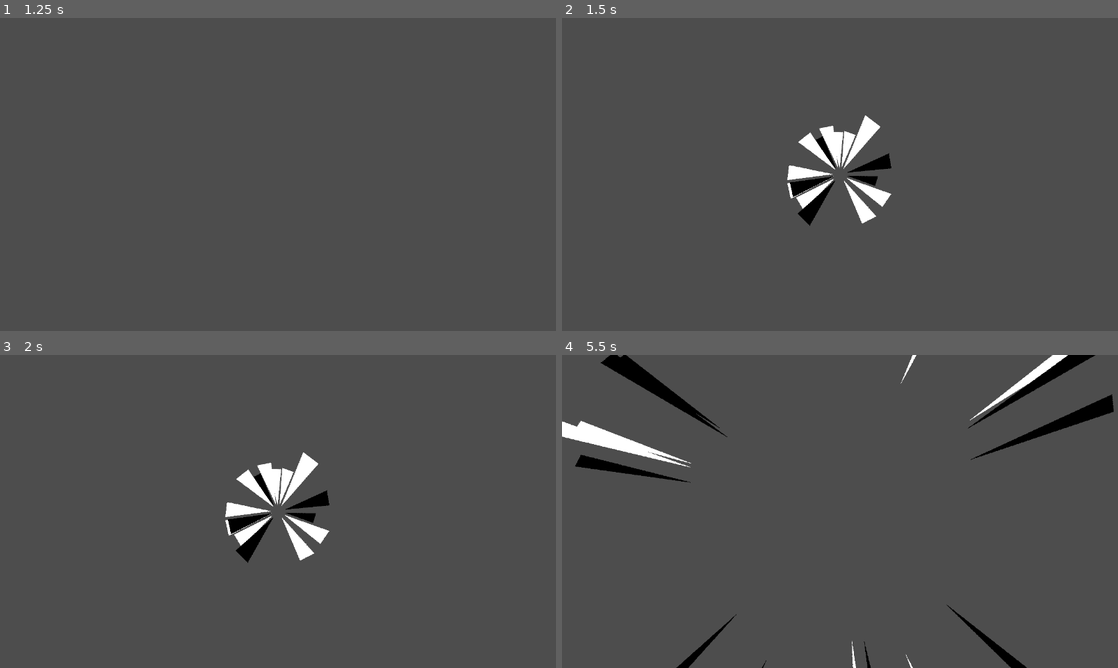
Above: before the commit, frames 1-4 (two rows, left to right).
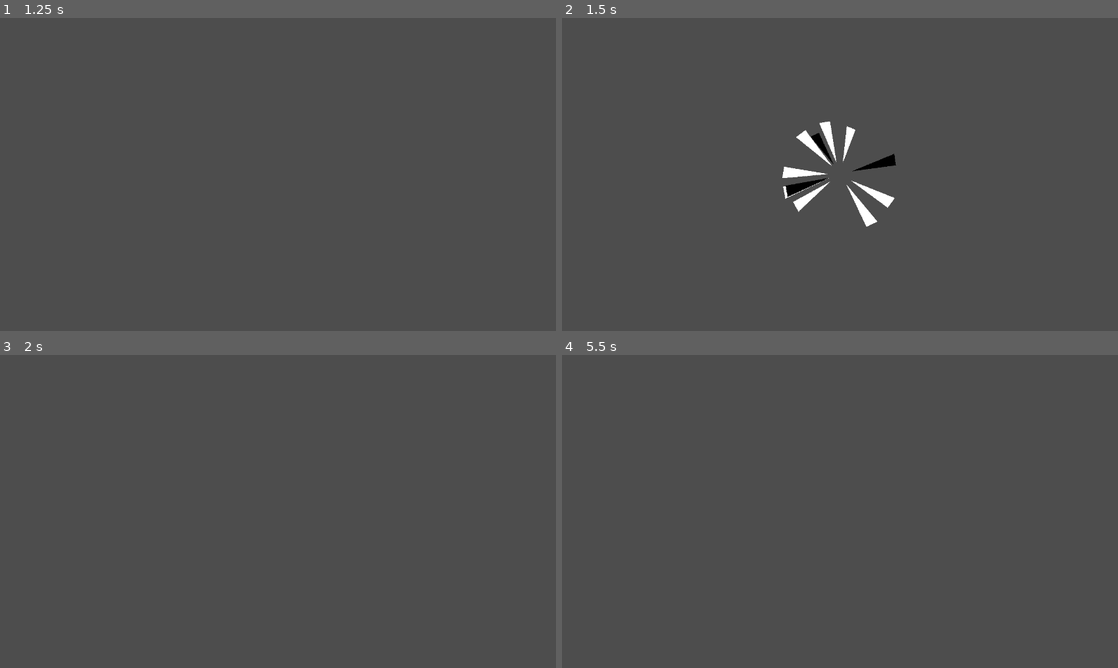
Above: after the commit, the same moments.

Repository: brenioks/Philosophers-Pit-Effects-Port
Game: Godot game, scene res://parry/scenes/main_parry.tscn
Two runs of this game, one before a commit and one after it. Both use one fixed random seed, a clock stepped at 60 frames per second and the inputs below.
Inputs (mouse positions are in pixels of both pictures, inside the frame that each line leads up to):
- Up to frame 1 (1.25 s): tap Enter at 0.5 s; move the mouse to (400, 158) at 0.52 s; hold Right mouse button (parry) from 0.53 s (still down)
- Up to frame 2 (1.5 s): tap Space at 1.25 s; move the mouse to (728, 190) at 1.27 s; release Right mouse button (parry) at 1.28 s; right-click (728, 190) at 1.35 s
- Up to frame 3 (2 s): no input
- Up to frame 4 (5.5 s): move the mouse to (895, 442) at 2.02 s; hold Right mouse button (parry) 2.03-2.78 s; move the mouse to (812, 574) at 2.77 s; right-click (812, 574) at 2.85 s; tap Enter at 3.5 s; move the mouse to (1006, 558) at 3.52 s; hold Right mouse button (parry) 3.53-4.28 s; tap Space at 4.25 s; move the mouse to (673, 464) at 4.27 s; right-click (673, 464) at 4.35 s; move the mouse to (867, 511) at 5.02 s; hold Right mouse button (parry) from 5.03 s (still down)

Frame 1 is identical in both runs. In frame 2, 2.0% of the frame differs, in the area x 39-61%, y 31-67%; in frame 3, 2.7%; in frame 4, 4.7%, in the area x 0-100%, y 0-100%.

Commit message:
Thinner, quicker and fewer particles
- also the freeze timer got reduced by 25% or 1/4;

Diff:
--- a/parry/scenes/main_parry.tscn
+++ b/parry/scenes/main_parry.tscn
@@ -7,7 +7,7 @@
 viewport_path = NodePath("CPUParticles2D/SubViewport")
 
 [sub_resource type="Curve" id="Curve_0wfyh"]
-_data = [Vector2(0, 1), 0.0, 0.0, 0, 0, Vector2(1, 0), -3.6983173, 0.0, 0, 0]
+_data = [Vector2(0, 0.764045), 0.0, 0.0, 0, 0, Vector2(1, 0), -2.550564, 0.0, 0, 0]
 point_count = 2
 
 [sub_resource type="Curve" id="Curve_o5qli"]
@@ -39,17 +39,17 @@
 
 [node name="CPUParticles2D" type="CPUParticles2D" parent="."]
 emitting = false
-amount = 16
+amount = 12
 texture = SubResource("ViewportTexture_sgp6g")
-lifetime = 0.5
+lifetime = 0.3
 one_shot = true
 explosiveness = 1.0
 draw_order = 1
 particle_flag_align_y = true
 spread = 180.0
 gravity = Vector2(0, 0)
-initial_velocity_min = 800.0
-initial_velocity_max = 1000.0
+initial_velocity_min = 1500.0
+initial_velocity_max = 1700.0
 linear_accel_min = 2500.0
 linear_accel_max = 5000.0
 damping_max = 100.0
@@ -72,6 +72,7 @@
 uv = PackedVector2Array(0, 0, 120, 40, 120, -48)
 
 [node name="UnfreezeTimer" type="Timer" parent="."]
+wait_time = 0.25
 one_shot = true
 
 [connection signal="timeout" from="UnfreezeTimer" to="." method="_unfreeze_particles"]
